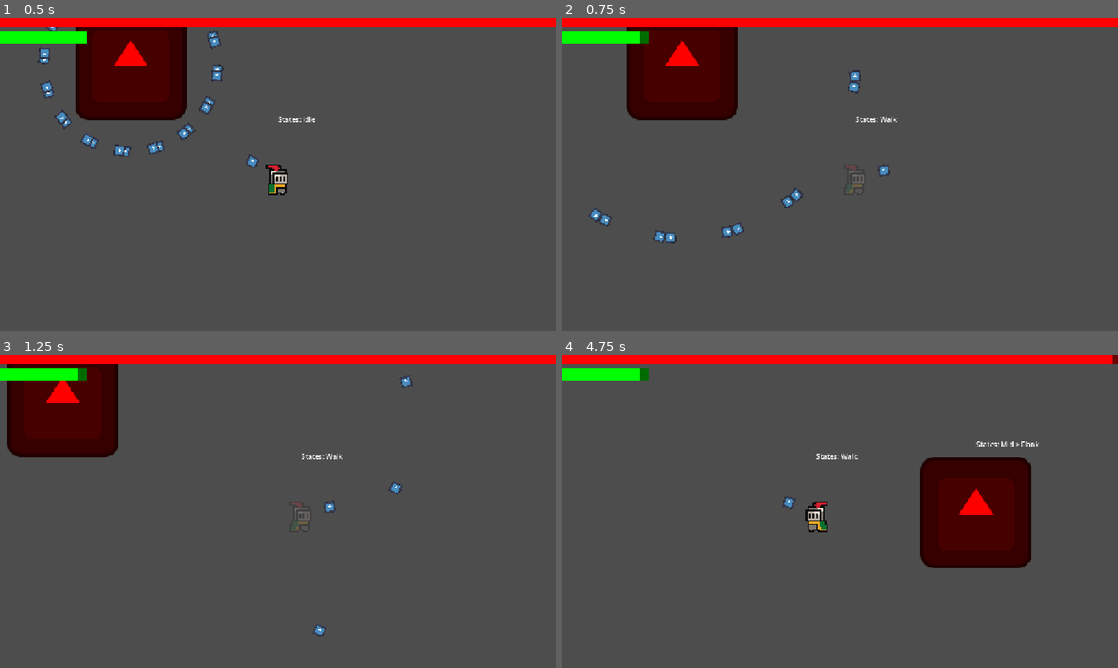
Above: before the commit, frames 1-4 (two rows, left to right).
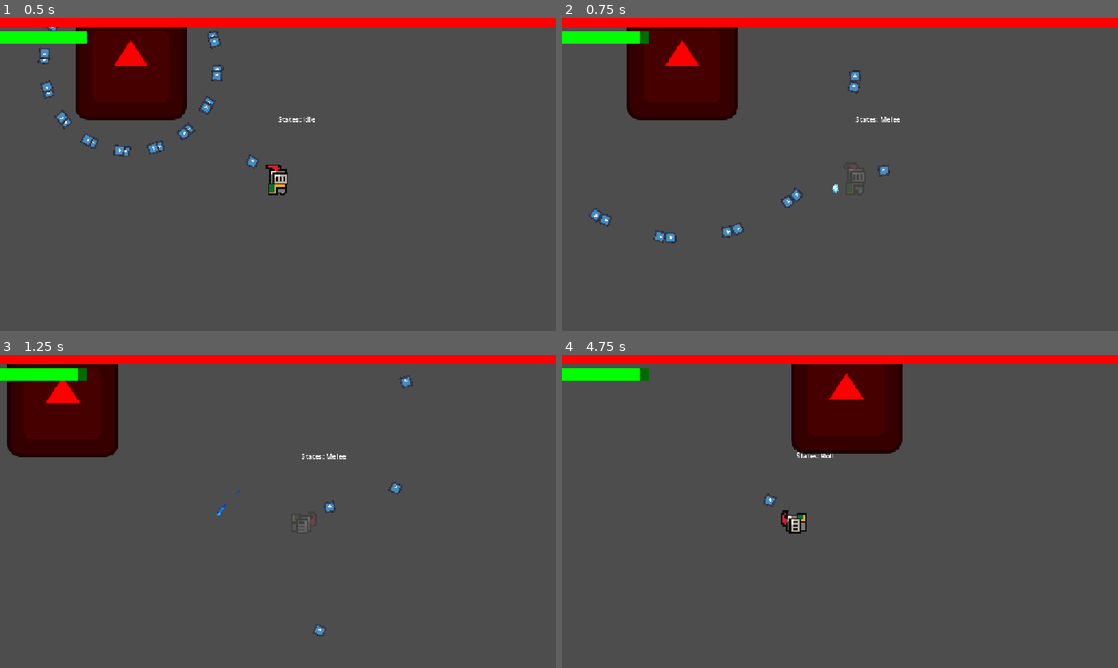
Above: after the commit, the same moments.

Repository: andyhi93/godot-FSM-boss-template
Game: Godot game, scene res://Scenes/Main.tscn
The game is run twice, just before and just after one commit, with the same random seed, the same clock (stepped at 60 frames per second) and the same inputs. The engine's default icon, where the game draws it, is replaced by a stand-in: a white triangle on a blue panel in a dark square.
Inputs (mouse positions are in pixels of both pictures, inside the frame that each line leads up to):
- Up to frame 1 (0.5 s): no input
- Up to frame 2 (0.75 s): tap Enter (ui_accept) at 0.5 s; move the mouse to (962, 158) at 0.52 s; hold D (move_right) from 0.53 s (still down); right-click (962, 158) at 0.6 s
- Up to frame 3 (1.25 s): keep holding D (move_right); tap Enter (ui_accept) at 0.77, 1.07 s; tap Shift (roll, bound only after the commit) at 0.8 s
- Up to frame 4 (4.75 s): move the mouse to (728, 527) at 1.27 s; release D (move_right) at 1.28 s; hold S (move_down) 1.28-2.03 s; tap Shift (roll, bound only after the commit) at 1.35, 3.05, 4.35 s; tap Enter (ui_accept) at 1.52, 1.55, 1.82, 2.1, 3.02, 3.32, 3.77, 3.8, 4.07, 4.52 s; move the mouse to (895, 442) at 2.02 s; hold D (move_right) 2.03-2.78 s; right-click (895, 442) at 2.3 s; move the mouse to (812, 574) at 2.77 s; hold W (move_up) 2.78-3.53 s; right-click (812, 574) at 2.85 s; move the mouse to (1006, 558) at 3.52 s; press the mouse at (1006, 558) at 3.53 s; hold A (move_left) from 3.53 s (still down); move the mouse to (673, 464) at 4.27 s; release the mouse at (673, 464) at 4.28 s; right-click (673, 464) at 4.55 s

Frame 1 is identical in both runs. In frame 2, 0.1% of the frame differs, in the area x 48-61%, y 31-56%; in frame 3, 0.2%; in frame 4, 14%, in the area x 36-100%, y 0-68%.

Commit message:
Roll Input

Diff:
--- a/Scenes/player.tscn
+++ b/Scenes/player.tscn
@@ -6,6 +6,7 @@
 [ext_resource type="Texture2D" uid="uid://cglihy1a82lpk" path="res://Resources/knight.png" id="3_6t5aa"]
 [ext_resource type="PackedScene" uid="uid://dn28y6nwb3wsr" path="res://Scenes/PlayerSlash.tscn" id="3_x3wgy"]
 [ext_resource type="Script" uid="uid://cxvwsfm4deo6f" path="res://Scripts/FSM/CommonState.gd" id="5_fkybt"]
+[ext_resource type="Script" uid="uid://ccnhrp3g5msyd" path="res://Scripts/FSM/RollState.gd" id="7_3smsa"]
 
 [sub_resource type="AtlasTexture" id="AtlasTexture_3smsa"]
 atlas = ExtResource("3_6t5aa")
@@ -34,6 +35,38 @@
 [sub_resource type="AtlasTexture" id="AtlasTexture_y6uwr"]
 atlas = ExtResource("3_6t5aa")
 region = Rect2(96, 160, 32, 32)
+
+[sub_resource type="AtlasTexture" id="AtlasTexture_83xs0"]
+atlas = ExtResource("3_6t5aa")
+region = Rect2(0, 160, 32, 32)
+
+[sub_resource type="AtlasTexture" id="AtlasTexture_ypfnu"]
+atlas = ExtResource("3_6t5aa")
+region = Rect2(32, 160, 32, 32)
+
+[sub_resource type="AtlasTexture" id="AtlasTexture_xuaoq"]
+atlas = ExtResource("3_6t5aa")
+region = Rect2(64, 160, 32, 32)
+
+[sub_resource type="AtlasTexture" id="AtlasTexture_wohnl"]
+atlas = ExtResource("3_6t5aa")
+region = Rect2(96, 160, 32, 32)
+
+[sub_resource type="AtlasTexture" id="AtlasTexture_36dho"]
+atlas = ExtResource("3_6t5aa")
+region = Rect2(128, 160, 32, 32)
+
+[sub_resource type="AtlasTexture" id="AtlasTexture_yh6i2"]
+atlas = ExtResource("3_6t5aa")
+region = Rect2(160, 160, 32, 32)
+
+[sub_resource type="AtlasTexture" id="AtlasTexture_nv4vc"]
+atlas = ExtResource("3_6t5aa")
+region = Rect2(192, 160, 32, 32)
+
+[sub_resource type="AtlasTexture" id="AtlasTexture_8gxox"]
+atlas = ExtResource("3_6t5aa")
+region = Rect2(224, 160, 32, 32)
 
 [sub_resource type="AtlasTexture" id="AtlasTexture_gymyn"]
 atlas = ExtResource("3_6t5aa")
@@ -131,6 +164,35 @@
 "loop": false,
 "name": &"melee",
 "speed": 5.0
+}, {
+"frames": [{
+"duration": 1.0,
+"texture": SubResource("AtlasTexture_83xs0")
+}, {
+"duration": 1.0,
+"texture": SubResource("AtlasTexture_ypfnu")
+}, {
+"duration": 1.0,
+"texture": SubResource("AtlasTexture_xuaoq")
+}, {
+"duration": 1.0,
+"texture": SubResource("AtlasTexture_wohnl")
+}, {
+"duration": 1.0,
+"texture": SubResource("AtlasTexture_36dho")
+}, {
+"duration": 1.0,
+"texture": SubResource("AtlasTexture_yh6i2")
+}, {
+"duration": 1.0,
+"texture": SubResource("AtlasTexture_nv4vc")
+}, {
+"duration": 1.0,
+"texture": SubResource("AtlasTexture_8gxox")
+}],
+"loop": true,
+"name": &"roll",
+"speed": 10.0
 }, {
 "frames": [{
 "duration": 1.0,
@@ -196,14 +258,13 @@
 fire_rate = 0.25
 slash_scene = ExtResource("3_x3wgy")
 slash_scale = Vector2(2, 2)
-lock_movement_on_melee = true
 max_hp = 10
 
 [node name="AnimatedSprite2D" type="AnimatedSprite2D" parent="." unique_id=1641500265]
 scale = Vector2(4, 4)
 sprite_frames = SubResource("SpriteFrames_vfarp")
-animation = &"melee"
-frame_progress = 0.49195722
+animation = &"roll"
+frame_progress = 0.43600327
 
 [node name="Camera2D" type="Camera2D" parent="." unique_id=1502965530]
 position_smoothing_enabled = true
@@ -235,3 +296,10 @@
 script = ExtResource("5_fkybt")
 anim_name = "melee"
 is_cycle = false
+
+[node name="Roll" type="Node2D" parent="States" unique_id=241554968]
+script = ExtResource("7_3smsa")
+i_frame_start = 2
+i_frame_end = 6
+anim_name = "roll"
+is_cycle = false
--- a/Scripts/Player.gd
+++ b/Scripts/Player.gd
@@ -58,7 +58,7 @@
 		isMeleeing = true
 		execute_melee_attack()
 
-	if not isRolling and Input.is_action_just_pressed("ui_accept"): # 預設用空白鍵(Space)
+	if not isRolling and Input.is_action_just_pressed("roll"): # 預設用空白鍵(Space)
 		isRolling = true
 
 func _physics_process(delta):
--- a/project.godot
+++ b/project.godot
@@ -67,6 +67,11 @@
 "events": [Object(InputEventMouseButton,"resource_local_to_scene":false,"resource_name":"","device":-1,"window_id":0,"a …(253 unchanged characters)…
 ]
 }
+roll={
+"deadzone": 0.2,
+"events": [Object(InputEventKey,"resource_local_to_scene":false,"resource_name":"","device":-1,"window_id":0,"alt_pressed":false,"shift_pressed":false,"ctrl_pressed":false,"meta_pressed":false,"pressed":false,"keycode":0,"physical_keycode":4194325,"key_label":0,"unicode":0,"location":0,"echo":false,"script":null)
+]
+}
 
 [physics]
 
